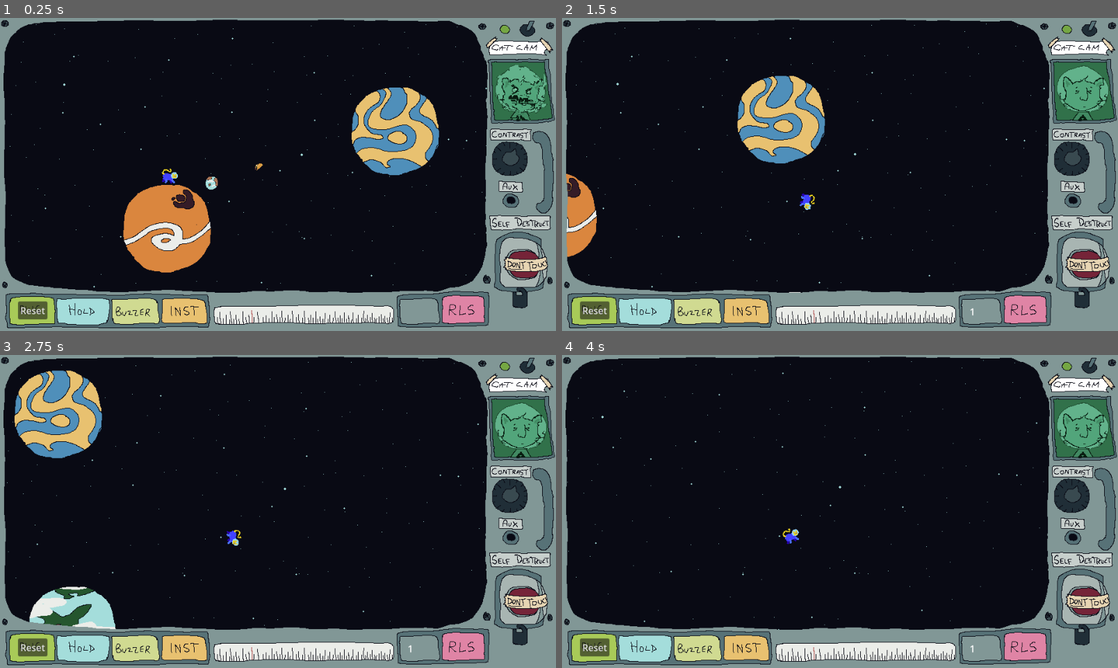
Above: before the commit, frames 1-4 (two rows, left to right).
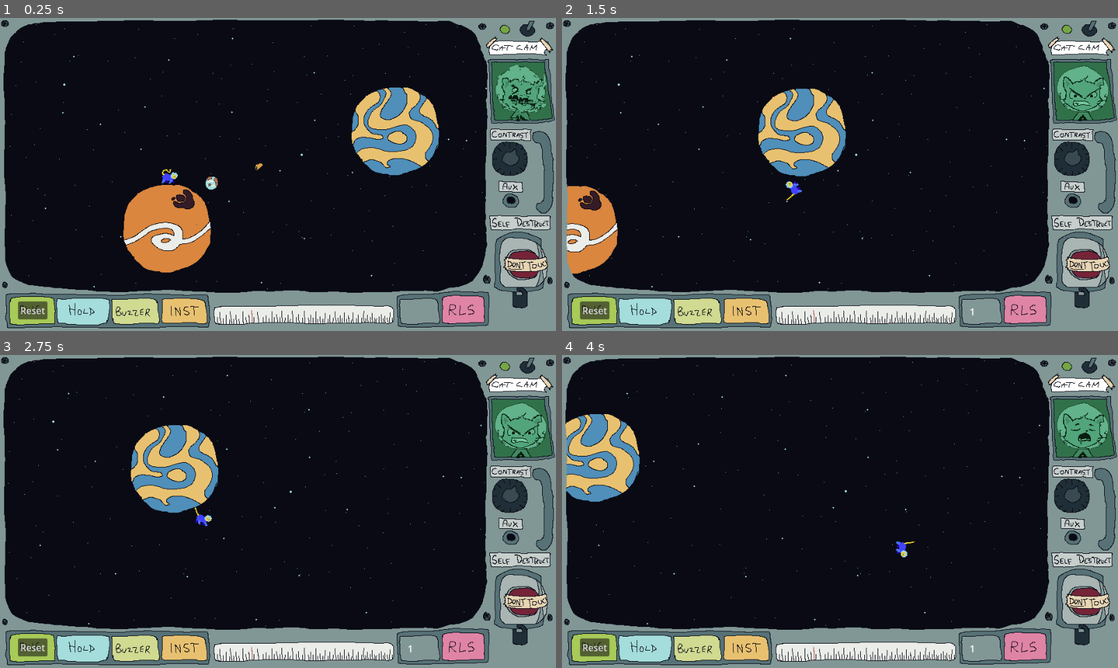
Above: after the commit, the same moments.

Repository: butlernc/space.cat.launcher
Game: Godot game, scene res://Scenes/main.tscn
The game is run twice, just before and just after one commit, with the same random seed, the same clock (stepped at 60 frames per second) and the same inputs.
Inputs (mouse positions are in pixels of both pictures, inside the frame that each line leads up to):
- Up to frame 1 (0.25 s): no input
- Up to frame 2 (1.5 s): move the mouse to (962, 158) at 0.52 s; press the mouse at (962, 158) at 0.53 s; move the mouse to (728, 190) at 1.27 s; release the mouse at (728, 190) at 1.28 s; click (728, 190) at 1.35 s
- Up to frame 3 (2.75 s): move the mouse to (333, 442) at 2.02 s; hold Right mouse button (right_mouse_click) from 2.03 s (still down); click (333, 442) at 2.3 s
- Up to frame 4 (4 s): move the mouse to (812, 574) at 2.77 s; release Right mouse button (right_mouse_click) at 2.78 s; click (812, 574) at 2.85 s; move the mouse to (1006, 558) at 3.52 s; press the mouse at (1006, 558) at 3.53 s

The runs differ from the first frame. In frame 1, less than 0.1% of the frame differs, in the area x 29-32%, y 48-54%; in frame 2, 6.1%; in frame 3, 9.0%, in the area x 1-97%, y 1-88%; in frame 4, 3.6%.

Commit message:
launched animation

Diff:
--- a/Scenes/main.tscn
+++ b/Scenes/main.tscn
@@ -1,11 +1,14 @@
-[gd_scene load_steps=22 format=3 uid="uid://d3wvr5qww27hg"]
+[gd_scene load_steps=26 format=3 uid="uid://d3wvr5qww27hg"]
 
 [ext_resource type="Script" path="res://Scripts/main.gd" id="1_wjwf8"]
 [ext_resource type="PackedScene" uid="uid://bt7vsfdstvba6" path="res://Scenes/bg.tscn" id="2_gah3j"]
 [ext_resource type="PackedScene" uid="uid://fiu7pvwfesxw" path="res://Scenes/player.tscn" id="3_iwsuf"]
 [ext_resource type="Shape2D" uid="uid://ccc0qakgshsrb" path="res://Scenes/planet_2_coll_shape.tres" id="4_7f7df"]
 [ext_resource type="PackedScene" uid="uid://gxxh4g26ko7h" path="res://Scenes/HUD.tscn" id="4_7knsj"]
+[ext_resource type="Texture2D" uid="uid://cv668wyntbaw6" path="res://Art/Cat/on-planet/cat_planet1.png" id="5_c5pjp"]
 [ext_resource type="Texture2D" uid="uid://cped3rbjbceg0" path="res://Art/Planets/small_planets1.png" id="6_cxciw"]
+[ext_resource type="Texture2D" uid="uid://chllde4nnlmjs" path="res://Art/Cat/on-planet/cat_planet2.png" id="6_ny4bb"]
+[ext_resource type="Texture2D" uid="uid://ten34g3w0axk" path="res://Art/Cat/on-planet/cat_planet3.png" id="7_drncf"]
 [ext_resource type="Script" path="res://Scripts/planet.gd" id="8_ofrto"]
 [ext_resource type="Texture2D" uid="uid://bhwl7tstiuovo" path="res://Art/Planets/big_planets7.png" id="8_t1reh"]
 [ext_resource type="Texture2D" uid="uid://244srst5o6bv" path="res://Art/Planets/big_planets1.png" id="9_mi3x8"]
@@ -14,6 +17,28 @@
 [ext_resource type="Script" path="res://Scenes/orbit_planet.gd" id="11_5kv7q"]
 [ext_resource type="Texture2D" uid="uid://g7drucpfysiy" path="res://Art/Tacos/taco.png" id="14_30eho"]
 [ext_resource type="Script" path="res://Scenes/taco.gd" id="14_74kv6"]
+
+[sub_resource type="SpriteFrames" id="SpriteFrames_kegiy"]
+animations = [{
+"frames": [{
+"duration": 1.0,
+"texture": ExtResource("5_c5pjp")
+}],
+"loop": true,
+"name": &"landed",
+"speed": 5.0
+}, {
+"frames": [{
+"duration": 1.0,
+"texture": ExtResource("6_ny4bb")
+}, {
+"duration": 1.0,
+"texture": ExtResource("7_drncf")
+}],
+"loop": true,
+"name": &"launched",
+"speed": 12.0
+}]
 
 [sub_resource type="CircleShape2D" id="CircleShape2D_awq6l"]
 radius = 120.0
@@ -56,8 +81,13 @@
 can_sleep = false
 freeze_mode = 1
 
+[node name="CollisionShape2D" parent="Player" index="0"]
+position = Vector2(0.5, -2.5)
+
 [node name="Sprite2D" parent="Player" index="1"]
+visible = false
 texture_filter = 1
+texture = ExtResource("5_c5pjp")
 
 [node name="Camera2D" type="Camera2D" parent="Player"]
 offset = Vector2(188.06, 0)
@@ -72,6 +102,11 @@
 drag_right_margin = 0.1
 drag_bottom_margin = 0.1
 
+[node name="AnimatedSprite2D" type="AnimatedSprite2D" parent="Player"]
+sprite_frames = SubResource("SpriteFrames_kegiy")
+animation = &"launched"
+frame_progress = 0.503516
+
 [node name="AimLines" type="Node2D" parent="."]
 script = ExtResource("10_lew55")
 
--- a/Scripts/player.gd
+++ b/Scripts/player.gd
@@ -1,7 +1,7 @@
 extends RigidBody2D
 signal cat_launched
 
-
+@onready var _animated_sprite = $AnimatedSprite2D
 var type = Globals.BODY_TYPE_CAT
 var force = 400
 var launched = false
@@ -59,6 +59,7 @@
 			reset_launcher()
 			landed = true
 			prime_reset = false
+			_animated_sprite.play("landed")
 
 	if reset_rigidbody_state:
 		position = initial_position
@@ -83,6 +84,7 @@
 				landed = false
 				reset_rigidbody_state = false
 				state.apply_impulse(direction * force * (distance / 150))
+				_animated_sprite.play("launched")
 
 
 
--- a/project.godot
+++ b/project.godot
@@ -23,6 +23,7 @@
 
 window/size/viewport_width=960
 window/size/viewport_height=540
+window/size/mode=3
 window/size/resizable=false
 window/stretch/mode="viewport"
 
Binary file added: Art/Cat/on-planet/cat_planet-sheet.png
Not shown, added: Art/Cat/on-planet/cat_planet-sheet.png.import
Binary file added: Art/Cat/on-planet/cat_planet1.png
Not shown, added: Art/Cat/on-planet/cat_planet1.png.import
Binary file added: Art/Cat/on-planet/cat_planet2.png
Not shown, added: Art/Cat/on-planet/cat_planet2.png.import
Binary file added: Art/Cat/on-planet/cat_planet3.png
Not shown, added: Art/Cat/on-planet/cat_planet3.png.import
Binary file added: Art/HUD/hud-overlay1.png
Not shown, added: Art/HUD/hud-overlay1.png.import
Binary file added: Art/HUD/hud-overlay2.png
Not shown, added: Art/HUD/hud-overlay2.png.import
